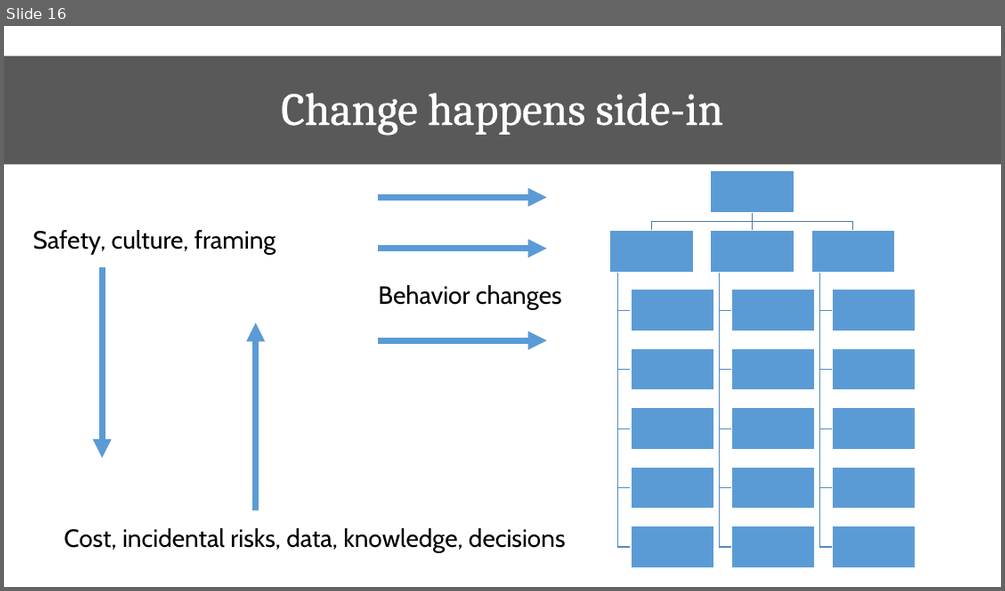
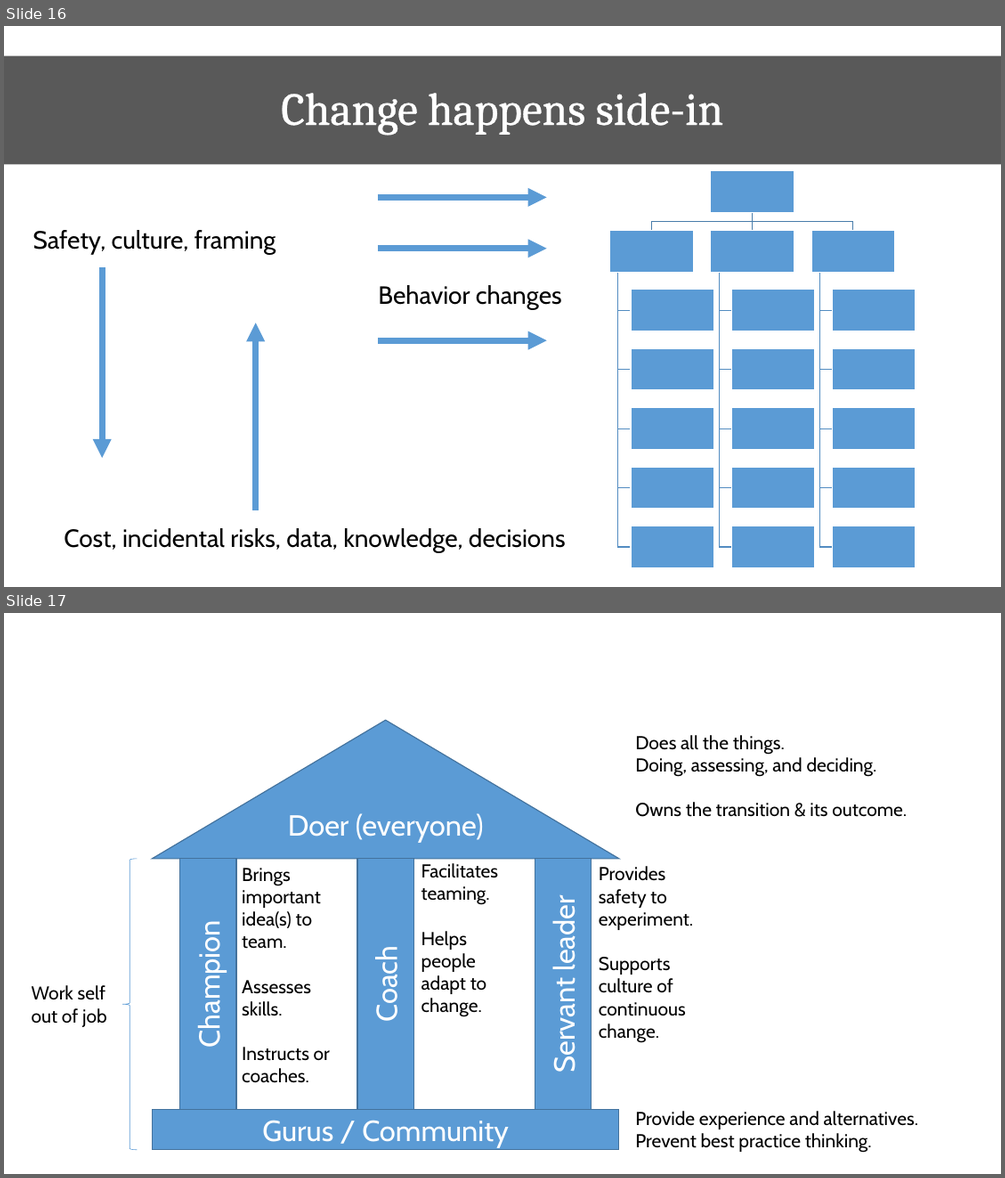
Before and after one commit to arlobelshee/Presentations, a slide deck: first 2 years/Your first 5 days and 2 years of Agile.pptx. Shown one above the other, each under a label of ours: slide 16 before the commit, slides 16 and 17 after it. The pictures are 1005x591 and 1005x1178 pixels, drawn with LibreOffice and Linux fonts; fonts in the diff are those of the drawing. Boxes give left, top, right and bottom in pixels: in the first picture for what was removed or moved away, otherwise in the second. Text is boxed around its words. In the diff, an @@ line names an element or a change of style, - is before the commit and + after.

```diff
--- a/first 2 years/Your first 5 days and 2 years of Agile.pptx
+++ b/first 2 years/Your first 5 days and 2 years of Agile.pptx
@@ slide 17 added at (x1=4, y1=613, x2=1001, y2=1174), background #FFFFFF @@
@@ triangle added at (x1=152, y1=720, x2=619, y2=859), fill #5B9BD5, outline #43739E 1 pt, 28 pt, text #FFFFFF @@
+Doer (everyone)
@@ text added at (x1=635, y1=735, x2=906, y2=817), 18 pt, text #000000 @@
+Does all the things.
+Doing, assessing, and deciding.
+Owns the transition & its outcome.
@@ left brace added at (x1=123, y1=859, x2=138, y2=1149), outline #5B9BD5 0.5 pt @@
@@ rectangle added at (x1=179, y1=859, x2=235, y2=1109), fill #5B9BD5, outline #43739E 1 pt, 28 pt, text #FFFFFF @@
+Champion
@@ text added at (x1=242, y1=868, x2=321, y2=949), 18 pt, text #000000 @@
+Brings important idea(s) to team.
+Assesses skills.
+Instructs or coaches.
@@ rectangle added at (x1=357, y1=859, x2=413, y2=1109), fill #5B9BD5, outline #43739E 1 pt, 28 pt, text #FFFFFF @@
+Coach
@@ text added at (x1=421, y1=863, x2=499, y2=1017), 18 pt, text #000000 @@
+Facilitates teaming.
+Helps people adapt to change.
@@ rectangle added at (x1=535, y1=859, x2=591, y2=1109), fill #5B9BD5, outline #43739E 1 pt, 28 pt, text #FFFFFF @@
+Servant leader
@@ text added at (x1=599, y1=866, x2=693, y2=1043), 18 pt, text #000000 @@
+Provides safety to experiment.
+Supports culture of continuous change.
@@ text added at (x1=32, y1=985, x2=107, y2=1027), 18 pt, text #000000 @@
+Work self
+out of job
@@ rectangle added at (x1=152, y1=1110, x2=619, y2=1150), fill #5B9BD5, outline #43739E 1 pt, 28 pt, text #FFFFFF @@
+Gurus / Community
@@ text added at (x1=635, y1=1111, x2=918, y2=1152), 18 pt, text #000000 @@
+Provide experience and alternatives.
+Prevent best practice thinking.
```
Also in this commit, not shown: 1 slide changed.
